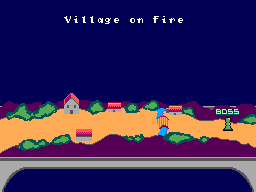
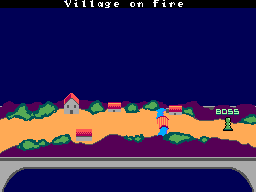
Layered file, before and after one edit (w=256, h=192). Changes by layer:
added layer "Lower block #3" above "Lower block" over [64, 0, 183, 8]
added layer "Lower block #2" above "Minimap 2.png" over [0, 0, 256, 8]
painted on "Minimap 2.png" over [64, 16, 183, 24]
